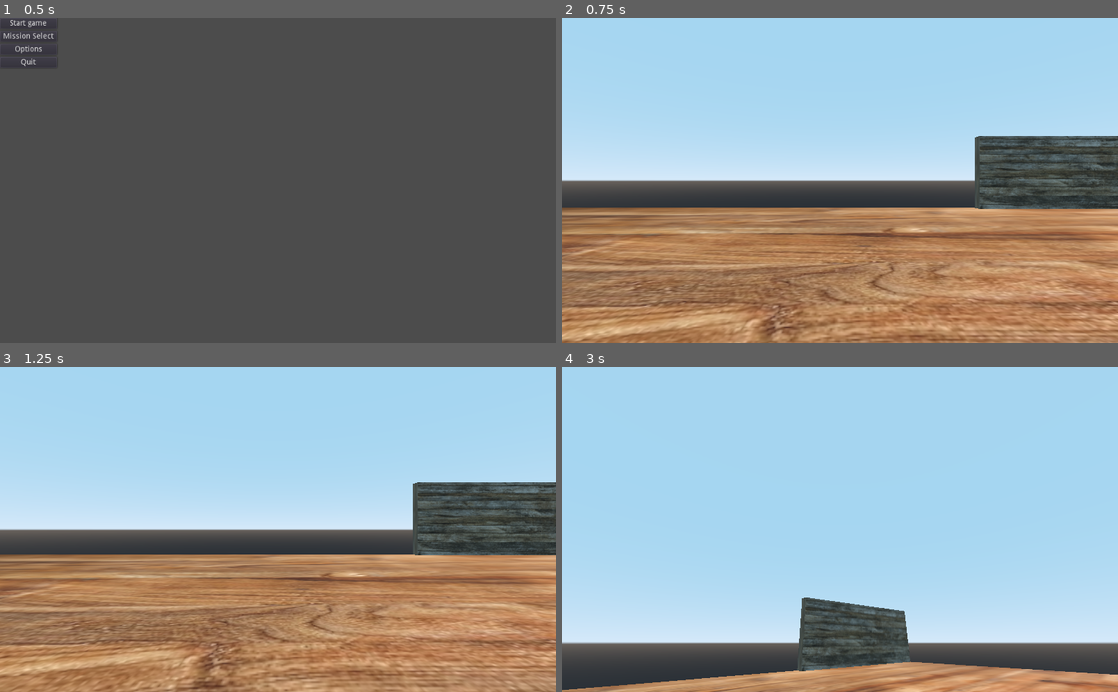
Above: before the commit, frames 1-4 (two rows, left to right).
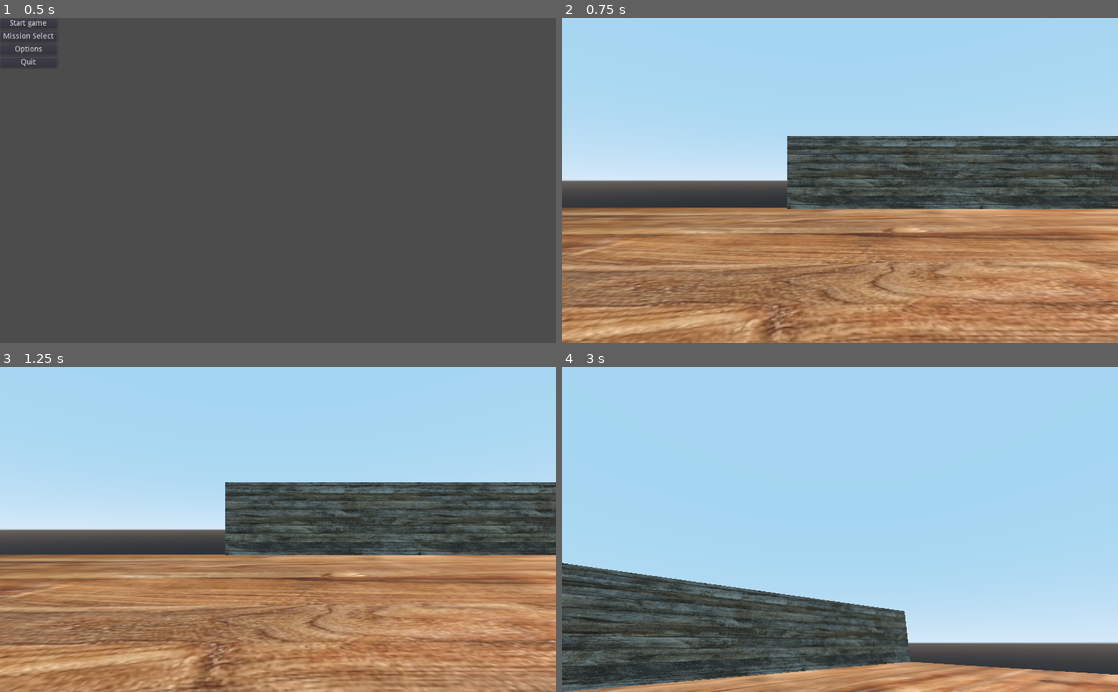
Above: after the commit, the same moments.

Repository: BlakeWiscombe/betrayal
Game: Godot game, scene res://Main menu.tscn
Same seed, same stepped clock (60 frames per second), same inputs: the game is played once before the commit and once after it.
Inputs (mouse positions are in pixels of both pictures, inside the frame that each line leads up to):
- Up to frame 1 (0.5 s): no input
- Up to frame 2 (0.75 s): click "Start game" at 0.5 s
- Up to frame 3 (1.25 s): no input
- Up to frame 4 (3 s): tap Enter at 1.25 s; move the mouse to (962, 513) at 1.27 s; hold D (player_right) 1.28-2.03 s; tap Space (jump) at 1.52, 2.27 s; move the mouse to (728, 545) at 2.02 s; hold S (player_backward) 2.03-2.78 s; move the mouse to (895, 458) at 2.77 s; hold D (player_right) from 2.78 s (still down)

Frame 1 is identical in both runs. In frame 2, 5.8% of the frame differs, in the area x 40-76%, y 36-59%; in frame 3, 5.9%; in frame 4, 10%, in the area x 0-44%, y 60-100%.

Commit message:
5th wall

Diff:
--- a/Betrayal.tscn
+++ b/Betrayal.tscn
@@ -23,6 +23,14 @@
 transform = Transform( 0.999993, 0, -2.91038e-11, 0, 1, 0, 2.91038e-11, 0, 0.999993, 53.6604, 7.86247, -49.0069 )
 use_collision = true
 width = 42.508
+height = 15.984
+depth = 1.77
+material = SubResource( 19 )
+
+[node name="CSGBox4" type="CSGBox" parent="CSGBox4"]
+transform = Transform( 0.999993, 0, -2.91038e-11, 0, 1, 0, 2.91038e-11, 0, 0.999993, -42.158, -0.00230026, -0.0144768 )
+use_collision = true
+width = 41.9662
 height = 15.984
 depth = 1.77
 material = SubResource( 19 )
